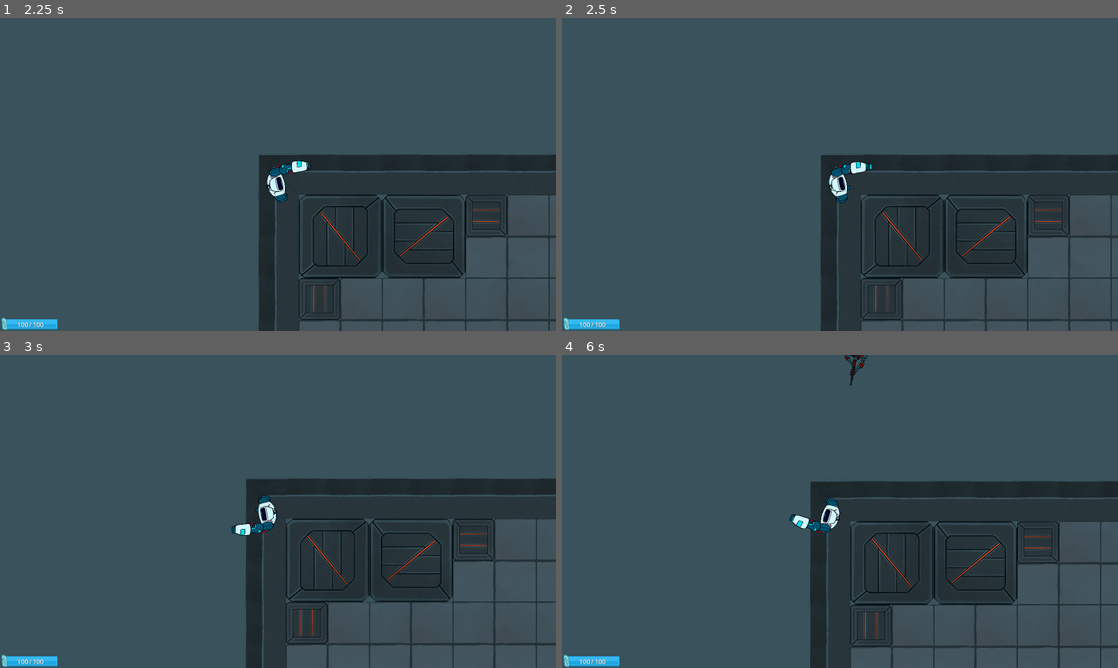
Above: before the commit, frames 1-4 (two rows, left to right).
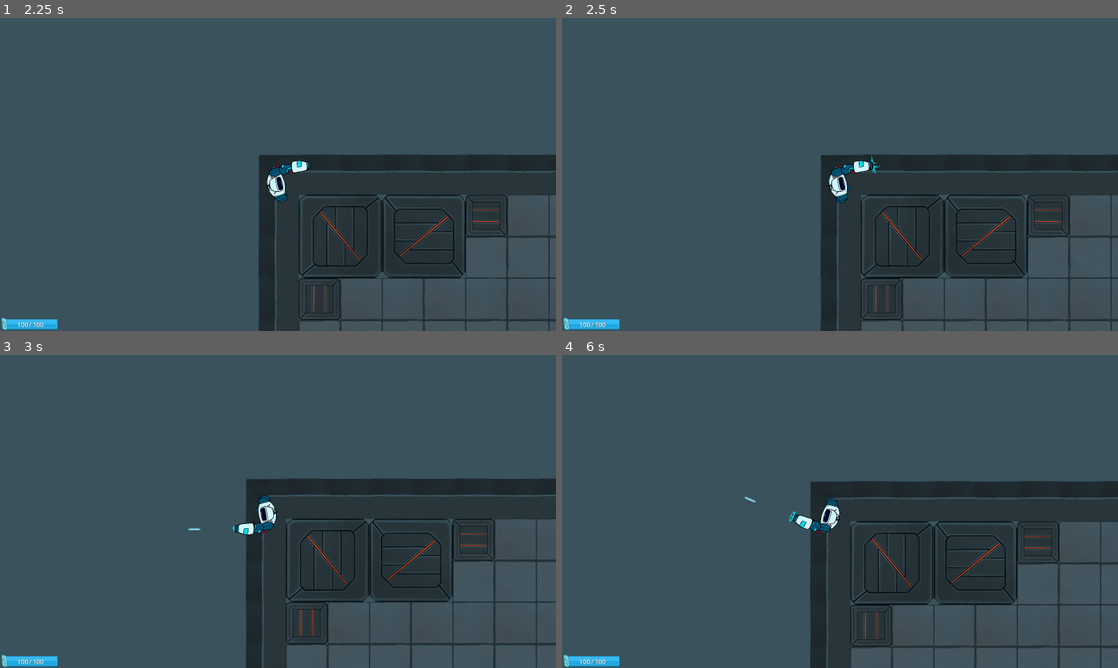
Above: after the commit, the same moments.

Repository: DanielFaw/GamedevJsJam
Game: Godot game, scene res://Scenes/main_menu.tscn
The game is run twice, just before and just after one commit, with the same random seed, the same clock (stepped at 60 frames per second) and the same inputs.
Inputs (mouse positions are in pixels of both pictures, inside the frame that each line leads up to):
- Up to frame 1 (2.25 s): click "Play Game" at 0.5 s; click "Play Game" at 1.25 s; move the mouse to (400, 158) at 2.02 s; press the mouse at (400, 158) at 2.03 s; hold D (move_right) from 2.03 s (still down)
- Up to frame 2 (2.5 s): keep holding D (move_right)
- Up to frame 3 (3 s): move the mouse to (166, 527) at 2.77 s; release D (move_right) at 2.78 s; release the mouse at (166, 527) at 2.78 s; hold S (move_down) from 2.78 s (still down); click (166, 527) at 2.85 s
- Up to frame 4 (6 s): tap Enter at 3.5 s; move the mouse to (895, 442) at 3.52 s; release S (move_down) at 3.53 s; press the mouse at (895, 442) at 3.53 s; hold D (move_right) 3.53-4.28 s; move the mouse to (812, 574) at 4.27 s; release the mouse at (812, 574) at 4.28 s; hold W (move_up) 4.28-5.03 s; click (812, 574) at 4.35 s; tap Space at 5 s; move the mouse to (1006, 558) at 5.02 s; press the mouse at (1006, 558) at 5.03 s; hold A (move_left) from 5.03 s (still down); move the mouse to (673, 464) at 5.77 s; release the mouse at (673, 464) at 5.78 s; click (673, 464) at 5.85 s

Frame 1 is identical in both runs. In frame 2, 0.1% of the frame differs, in the area x 51-58%, y 44-50%; in frame 3, 0.1%; in frame 4, 0.3%, in the area x 32-55%, y 0-57%.

Commit message:
submission

Diff:
--- a/CustomResources/arm_cannon.tres
+++ b/CustomResources/arm_cannon.tres
@@ -6,9 +6,9 @@
 script = ExtResource("1_t7h5e")
 sprite_path = "res://icon.svg"
 name = "Test Weapon"
-attack_cooldown = 0.3
+attack_cooldown = 0.25
 bullet_sprite_path = "res://Images/StolenStuff/squareWhite.png"
-bullet_damage = 10.0
+bullet_damage = 34.0
 bullet_speed = 2400.0
 bullet_lifetime = 5.0
 bullet_sprite_size = 2.0
--- a/Scripts/UI/main_menu.gd
+++ b/Scripts/UI/main_menu.gd
@@ -35,9 +35,8 @@
 func play_game() -> void:
 	#Fade to black then switch to main game scene?
 	fade_rect.mouse_filter = Control.MOUSE_FILTER_STOP
-	if OS.is_debug_build():
-		get_tree().create_tween().tween_property(music, "volume_db", -80, 1.5)
-		await create_tween().tween_property(fade_rect, "color:a", 1, 1.5).finished
+	get_tree().create_tween().tween_property(music, "volume_db", -80, 1.5)
+	await create_tween().tween_property(fade_rect, "color:a", 1, 1.5).finished
 	SceneManager.change_scene("res://Scenes/main_game.tscn")
 	pass
 
--- a/Scripts/main_game.gd
+++ b/Scripts/main_game.gd
@@ -46,6 +46,7 @@
 		room_container.add_child(room)
 		if !room_def.spawn_room:
 			room.spawn_enemies()
+		continue
 		#room.spawn_enemies()
 		#Spawn doors at each location
 		if room_def.top_door:
--- a/Scripts/room_generator.gd
+++ b/Scripts/room_generator.gd
@@ -6,7 +6,7 @@
 #A vector2i:roomdefinition key/value pair
 var generated_map := {}
 
-func generate(rms : Array[RoomDefinition], count : int = 10) -> void:
+func generate(rms : Array[RoomDefinition], count : int = 25) -> void:
 	all_rooms = rms
 
 	#var spawn := all_rooms.find()
@@ -75,7 +75,8 @@
 			generated_map[pos] = all_rooms.filter(is_right_cap).pick_random()
 		#Main Entry
 		elif top_neighbor && bottom_neighbor && left_neighbor && right_neighbor:
-			generated_map[pos] = all_rooms.filter(is_big).pick_random()
+			var room : RoomDefinition = all_rooms.filter(is_big).pick_random()
+			generated_map[pos] = room
 		#Hallways
 		elif top_neighbor && bottom_neighbor && !left_neighbor && !right_neighbor:
 			generated_map[pos] = all_rooms.filter(tb_hallway).pick_random()
Not shown, changed: export_presets.cfg
